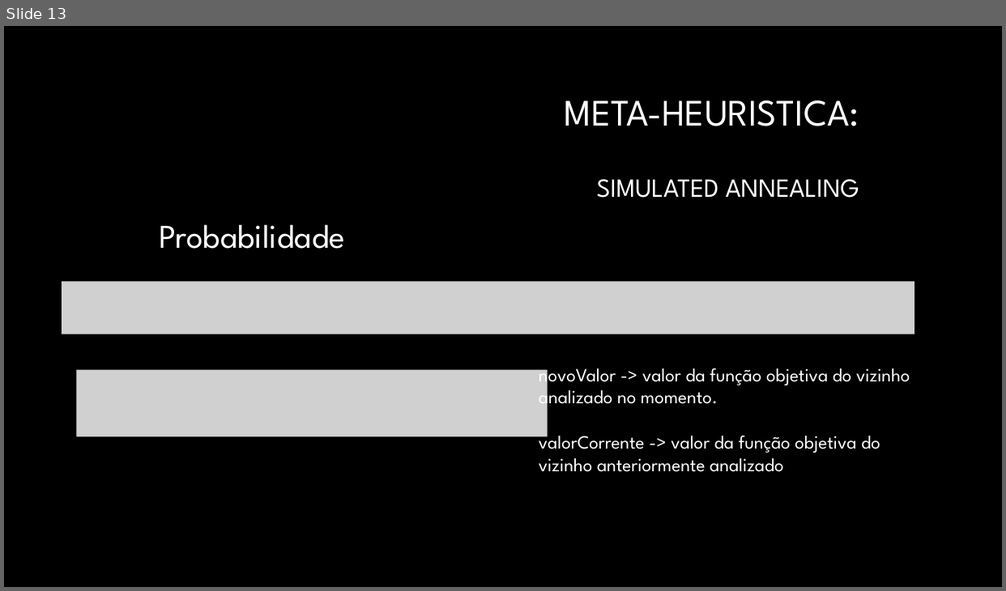
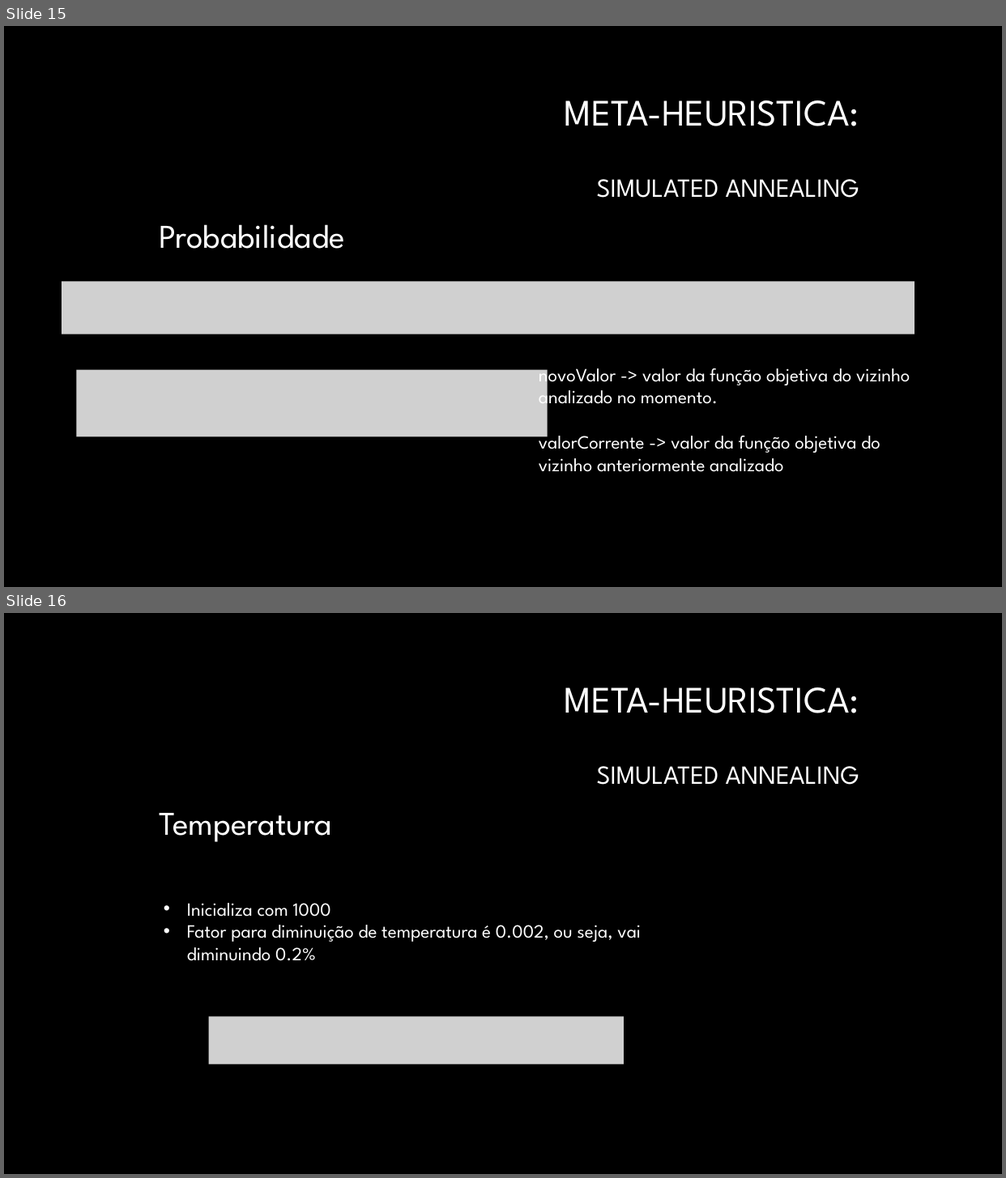
Before and after one commit to Pedro-Magalhaes/IA-Trabalho01, a slide deck: Apresentacao.pptx. Shown one above the other, each under a label of ours: slide 13 before the commit, slides 15 and 16 after it. The pictures are 1006x591 and 1006x1178 pixels, drawn with LibreOffice and Linux fonts; fonts in the diff are those of the drawing; grey boxes stand for pictures; background and template pictures are left out. Boxes give left, top, right and bottom in pixels: in the first picture for what was removed or moved away, otherwise in the second. Text is boxed around its words. In the diff, an @@ line names an element or a change of style, - is before the commit and + after.

```diff
--- a/Apresentacao.pptx
+++ b/Apresentacao.pptx
@@ slide 16 added at (4,613,1002,1174), background #000000 @@
@@ title added at (565,688,859,785), 25.2 pt, text #FFFFFF @@
+META-HEURISTICA:
+SIMULATED ANNEALING
@@ text added at (159,813,332,842), 32 pt, text #FFFFFF @@
+Temperatura
@@ text added at (187,903,641,961), 18 pt, text #FFFFFF @@
+• Inicializa com 1000
+• Fator para diminuição de temperatura é 0.002, ou seja, vai diminuindo 0.2%
@@ picture added at (208,1016,623,1064) @@
@@ what was slide 13 is now slide 15 @@
```
Also in this commit, not shown: 2 slides changed, 3 other slides added.
